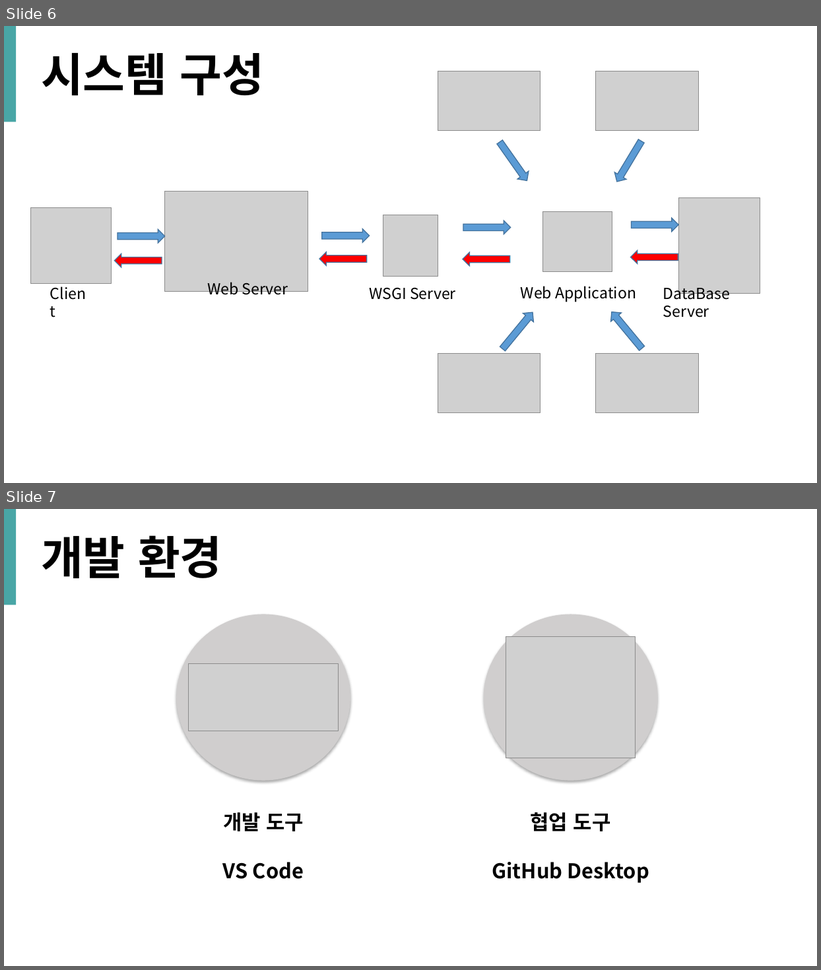
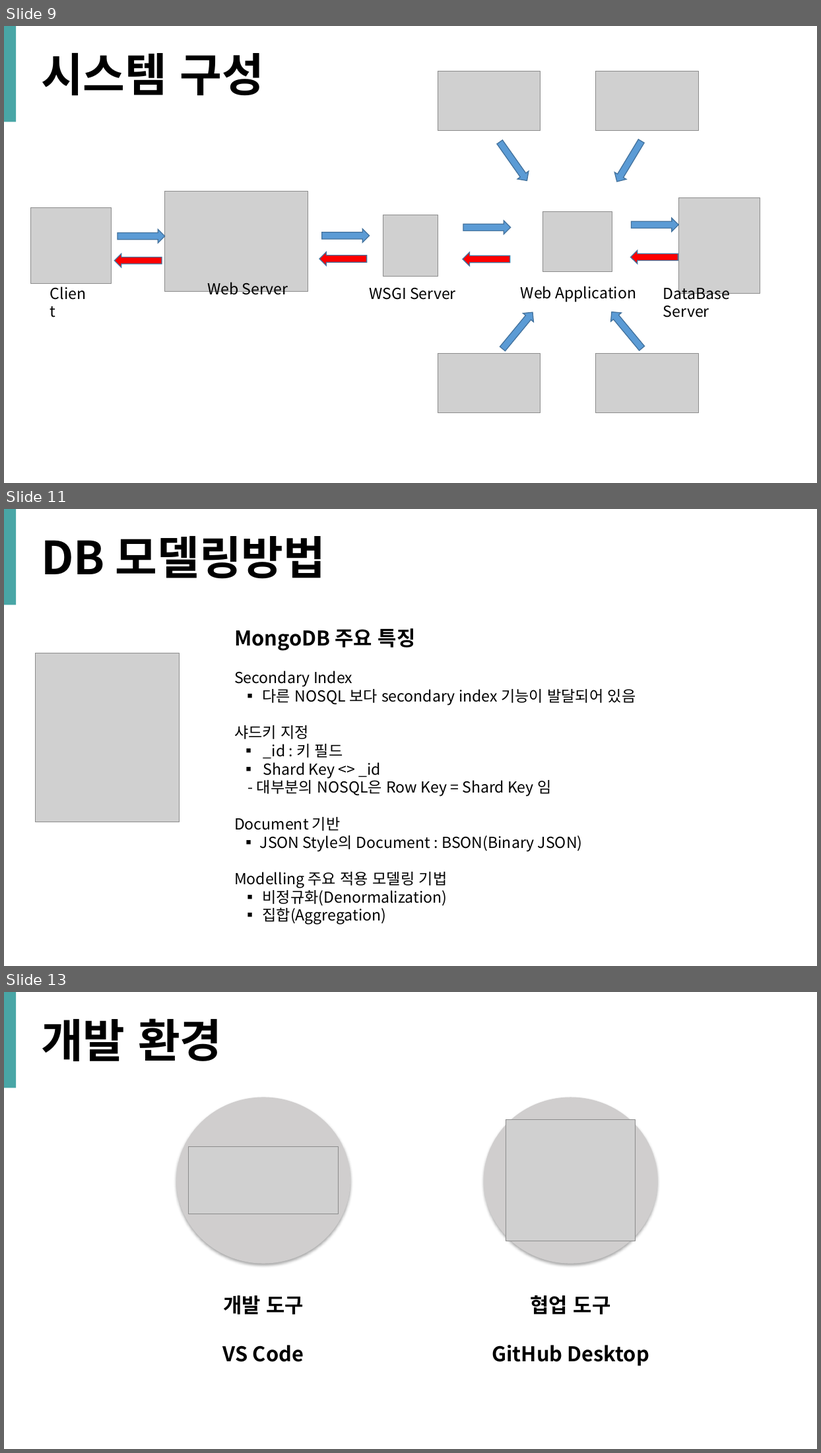
Before and after one commit to SoonMinKwun/history_of_studying, a slide deck: myeongji/졸작/계획 및 발표/졸업프로젝트_내일의_반찬_발표자료.pptx. Shown one above the other, each under a label of ours: slides 6 and 7 before the commit, slides 9, 11 and 13 after it; the slides between them are not shown. The pictures are 821x970 and 821x1453 pixels, drawn with LibreOffice and Linux fonts; fonts in the diff are those of the drawing; grey boxes stand for pictures. Boxes give left, top, right and bottom in pixels: in the first picture for what was removed or moved away, otherwise in the second. Text is boxed around its words. In the diff, an @@ line names an element or a change of style, - is before the commit and + after.

```diff
--- a/myeongji/졸작/계획 및 발표/졸업프로젝트_내일의_반찬_발표자료.pptx
+++ b/myeongji/졸작/계획 및 발표/졸업프로젝트_내일의_반찬_발표자료.pptx
@@ slide 11 added at box(4, 509, 817, 966), background #FFFFFF @@
@@ rectangle added at box(4, 509, 16, 605), fill #49A6A6 @@
@@ text added at box(41, 536, 326, 579), 54 pt, text #000000, bold @@
+DB 모델링방법
@@ text added at box(234, 628, 636, 925), 18 pt, text #000000 @@
+MongoDB 주요 특징
+Secondary Index
+▪ 다른 NOSQL 보다 secondary index 기능이 발달되어 있음
+샤드키 지정
+▪ _id : 키 필드
+▪ Shard Key <> _id
+- 대부분의 NOSQL은 Row Key = Shard Key 임
+Document 기반
+▪ JSON Style의 Document : BSON(Binary JSON)
+Modelling 주요 적용 모델링 기법
+▪ 비정규화(Denormalization)
+▪ 집합(Aggregation)
@@ picture added at box(35, 653, 180, 822) @@
@@ what was slide 6 is now slide 9 @@
@@ what was slide 7 is now slide 13 @@
```
Also in this commit, not shown: 6 other slides added, 5 other files.
